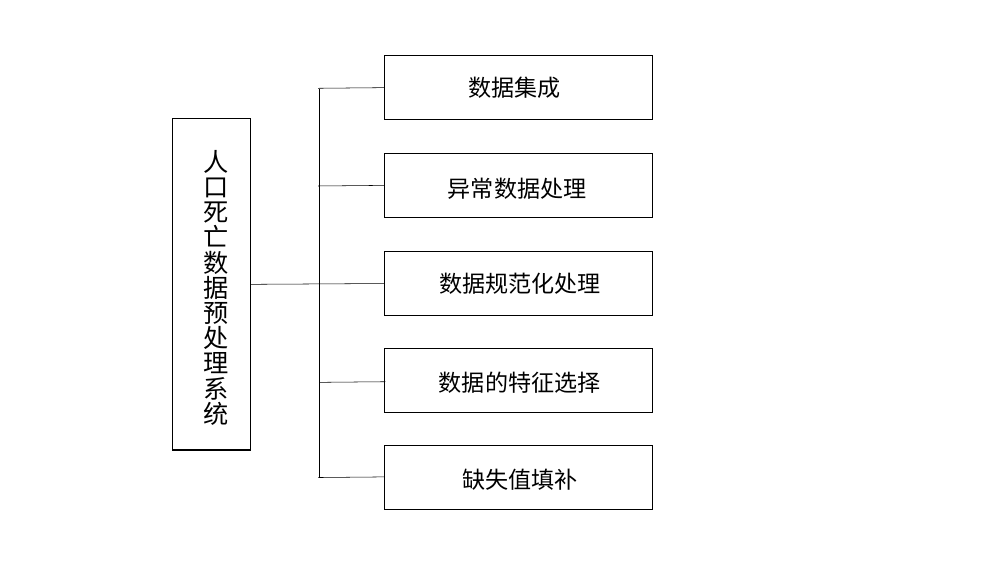
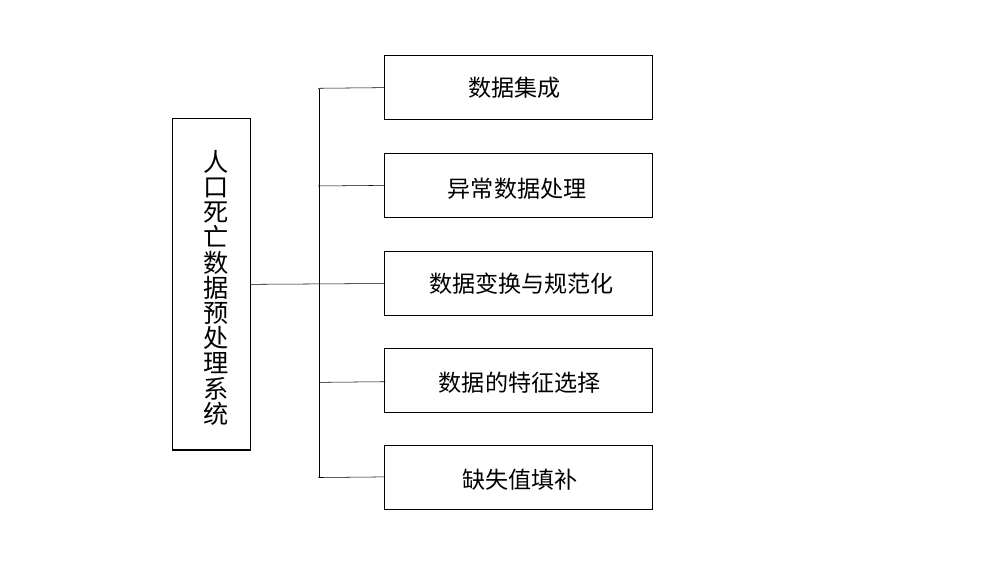
Before and after one commit to shinne/graduation, a slide deck: slide 33 of 毕设论文相关/我的相关/ppt/allPPT.pptx. Drawn at 1008x567 pixels with LibreOffice and Linux fonts; fonts in the diff are those of the drawing. Boxes give left, top, right and bottom in pixels: in the first picture for what was removed or moved away, otherwise in the second. Text is boxed around its words. In the diff, an @@ line names an element or a change of style, - is before the commit and + after.

Commit message:
数据变换与规范化处理

```diff
--- a/毕设论文相关/我的相关/ppt/allPPT.pptx
+++ b/毕设论文相关/我的相关/ppt/allPPT.pptx
@@ text at (429,272,613,294): text changed @@
-数据规范化处理
+数据变换与规范化
```
Also in this commit, not shown: 2 other files.
